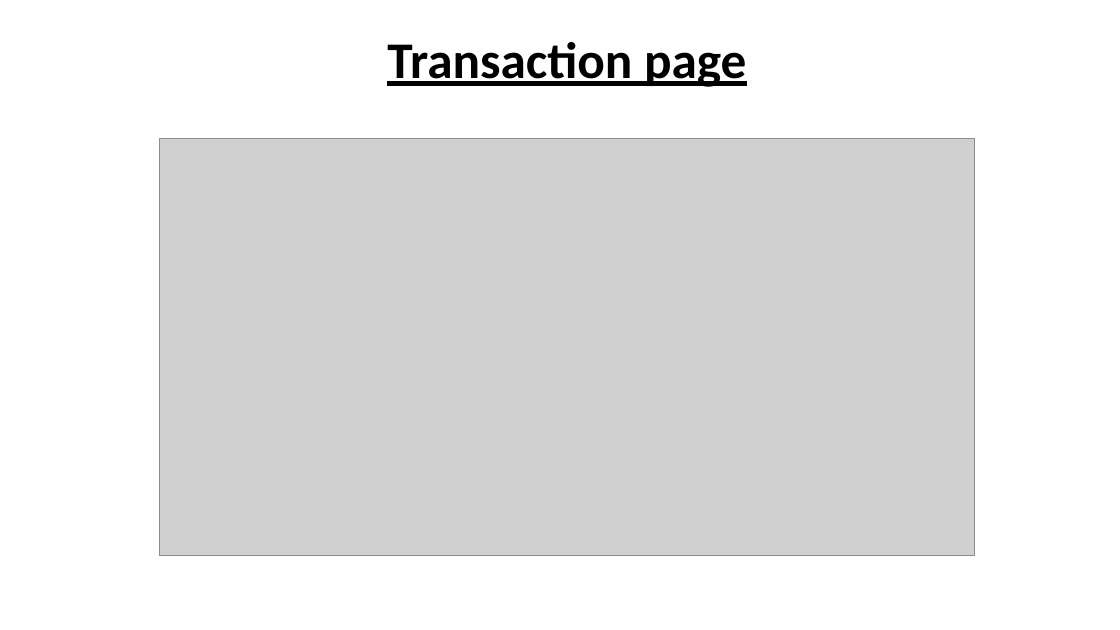
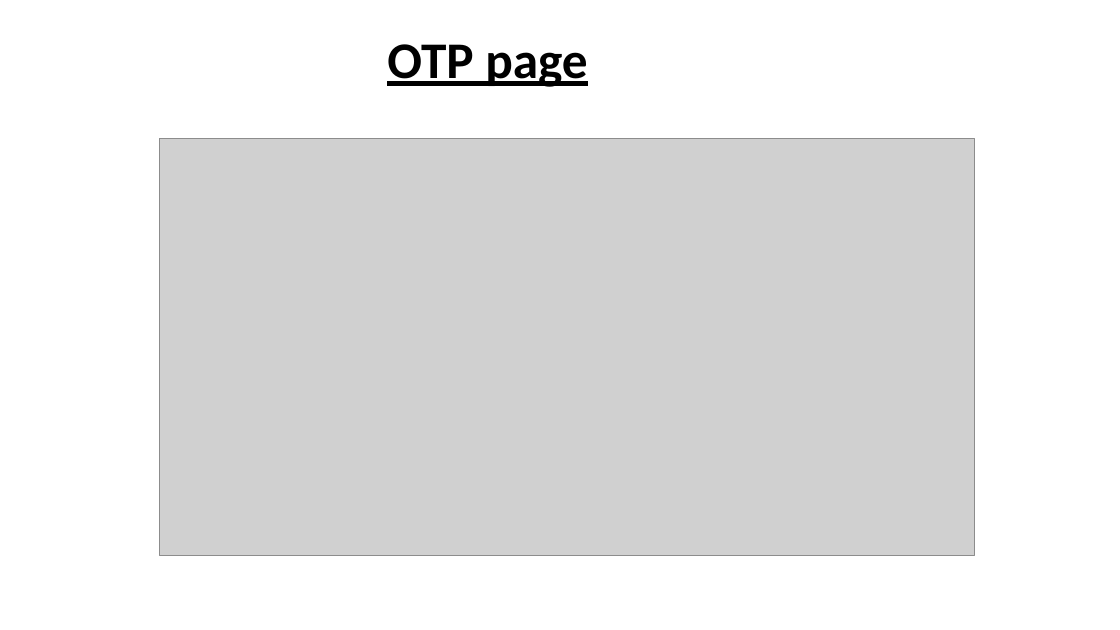
Before and after one commit to 22020771-Teo-KaiXin/22020771-TeoKaixin-C369-3D-E63C-A-GA, a slide deck: slide 13 of G369 GA.pptx. Drawn at 1120x630 pixels with LibreOffice and Linux fonts; fonts in the diff are those of the drawing; grey boxes stand for pictures. Boxes give left, top, right and bottom in pixels: in the first picture for what was removed or moved away, otherwise in the second. Text is boxed around its words. In the diff, an @@ line names an element or a change of style, - is before the commit and + after.

```diff
--- a/G369 GA.pptx
+++ b/G369 GA.pptx
@@ title at (387, 44, 587, 87): text changed @@
-Transaction page
+OTP page
```
Also in this commit, not shown: 4 other slides changed, 1 slide added, 1 slide removed, 3 other files.
